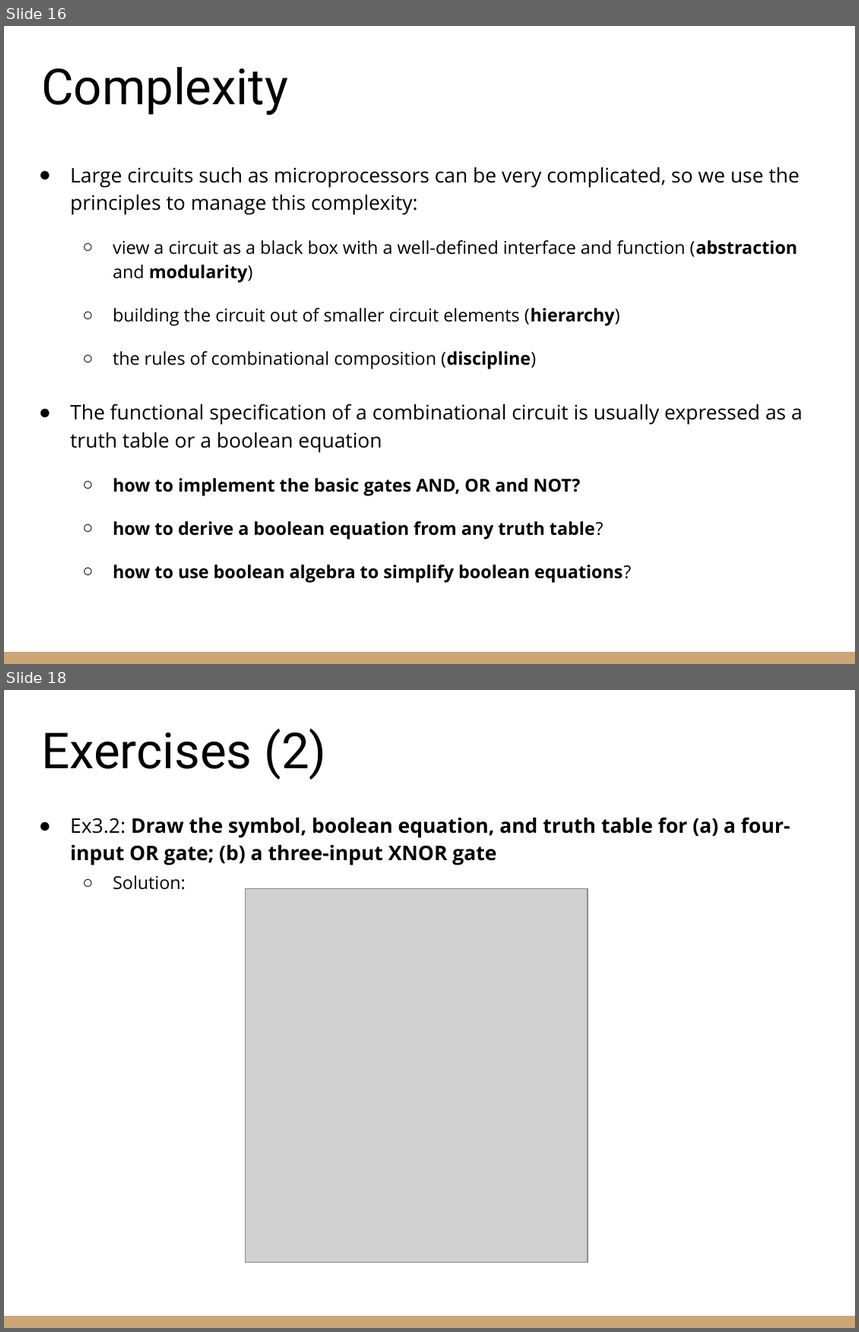
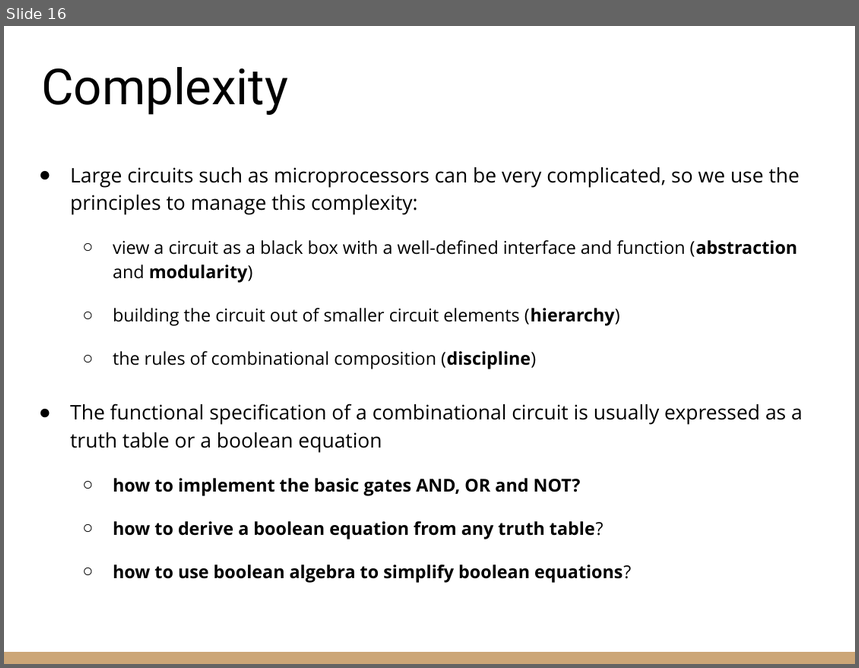
Before and after one commit to riccardoberta/esd, a slide deck: 03 - Logic Gates and Circuits/slides.pptx. Shown one above the other, each under a label of ours: slides 16 and 18 before the commit, slide 16 after it; the slides between them are not shown. The pictures are 859x1332 and 859x668 pixels, drawn with LibreOffice and Linux fonts; fonts in the diff are those of the drawing; grey boxes stand for pictures. Boxes give left, top, right and bottom in pixels: in the first picture for what was removed or moved away, otherwise in the second. Text is boxed around its words. In the diff, an @@ line names an element or a change of style, - is before the commit and + after.

```diff
--- a/03 - Logic Gates and Circuits/slides.pptx
+++ b/03 - Logic Gates and Circuits/slides.pptx
@@ slide 18 removed at (x1=4, y1=690, x2=855, y2=1328), background #FFFFFF; not listed: 1 template element that a slide beside it also shows @@
@@ title removed at (x1=41, y1=728, x2=327, y2=780) @@
-Exercises (2)
@@ text removed at (x1=70, y1=817, x2=791, y2=890) @@
-● Ex3.2: Draw the symbol, boolean equation, and truth table for (a) a four-input OR gate; (b) a three-input XNOR gate
-  ○ Solution:
@@ picture removed at (x1=245, y1=889, x2=588, y2=1263) @@
```
Also in this commit, not shown: 11 slides changed, 2 other slides removed, 5 other files.
